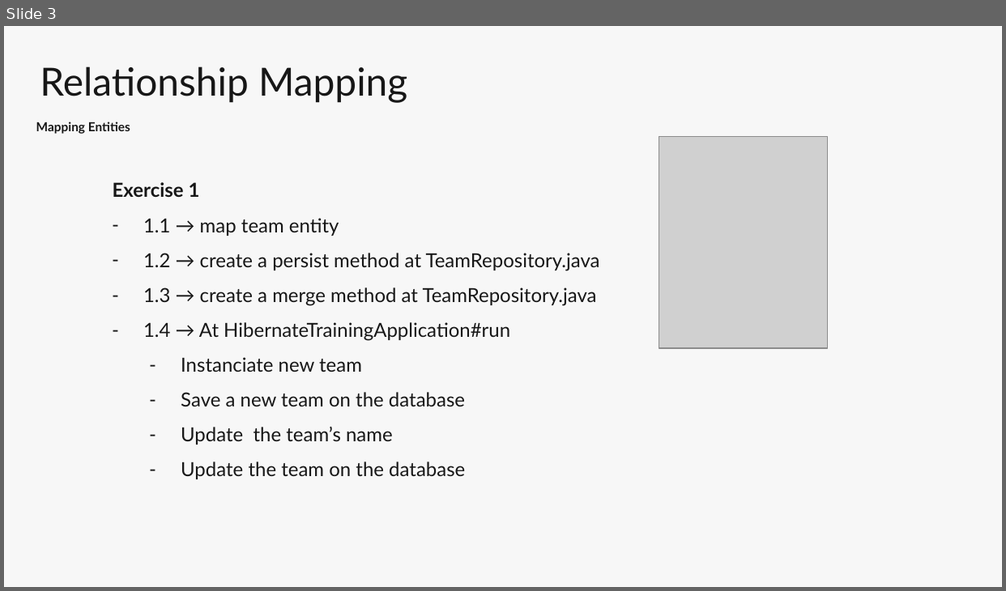
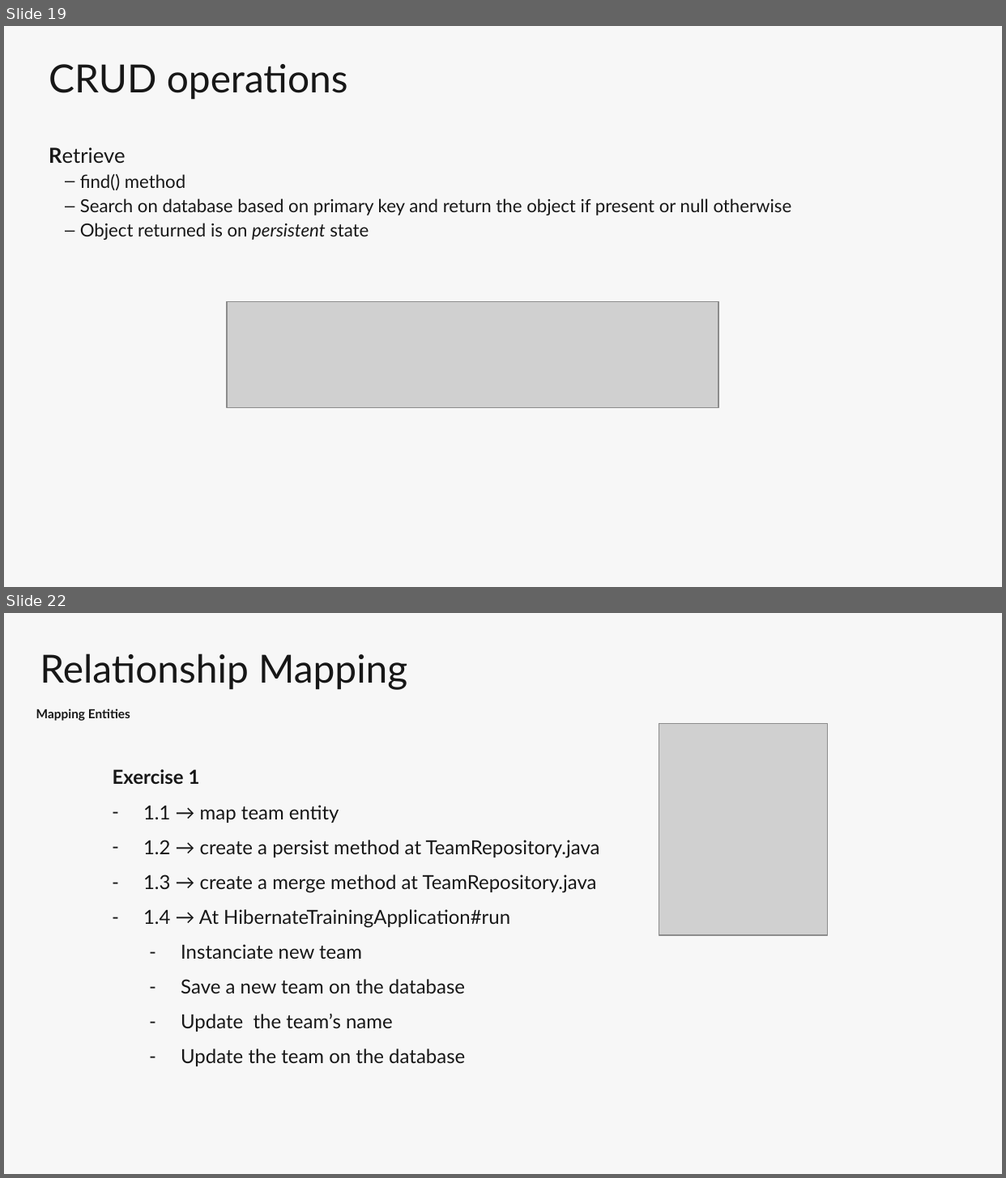
Before and after one commit to marcelsamaruga/hibernate-training, a slide deck: MC-Hibernate_V2.pptx. Shown one above the other, each under a label of ours: slide 3 before the commit, slides 19 and 22 after it; the slides between them are not shown. The pictures are 1006x591 and 1006x1178 pixels, drawn with LibreOffice and Linux fonts; fonts in the diff are those of the drawing; grey boxes stand for pictures; background and template pictures are left out. Boxes give left, top, right and bottom in pixels: in the first picture for what was removed or moved away, otherwise in the second. Text is boxed around its words. In the diff, an @@ line names an element or a change of style, - is before the commit and + after.

```diff
--- a/MC-Hibernate_V2.pptx
+++ b/MC-Hibernate_V2.pptx
@@ slide 19 added at [4, 26, 1002, 587], background #F7F7F7 @@
@@ title added at [49, 64, 348, 100], 28 pt, text #171717 @@
+CRUD operations
@@ text added at [49, 148, 792, 240], 13 pt, text #171717 @@
+Retrieve
+  – find() method
+  – Search on database based on primary key and return the object if present or null otherwise
+  – Object returned is on persistent state
@@ picture added at [227, 301, 718, 408] @@
@@ what was slide 3 is now slide 22 @@
```
Also in this commit, not shown: 18 other slides added.
